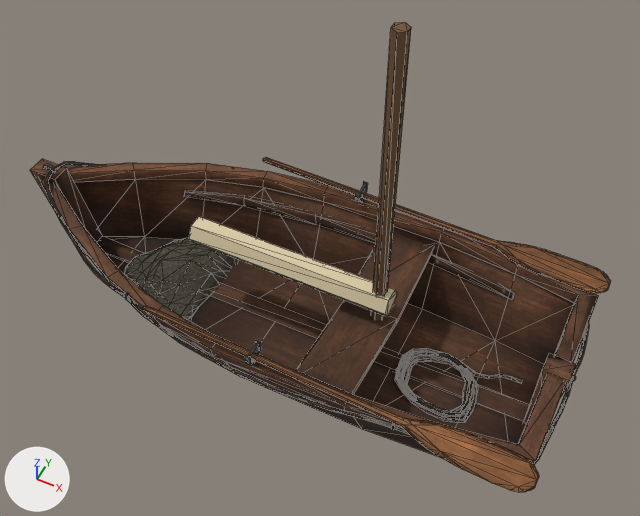
Renders of the glTF model game/models/biome2/a25_boat_b.glb from each side of a commit.
The view is the same before and after, from a camera (50 mm lens) standing at (0.494, -0.838, 1.232) and looking at (0.094, -0.038, 0.232). The lights are fixed; the arrows at lower left show +X, +Y and +Z. The first picture is the older version. Mesh edges are drawn as thin lines. Vertices at exactly the same position are counted once.

In view in the first picture: 'body'.
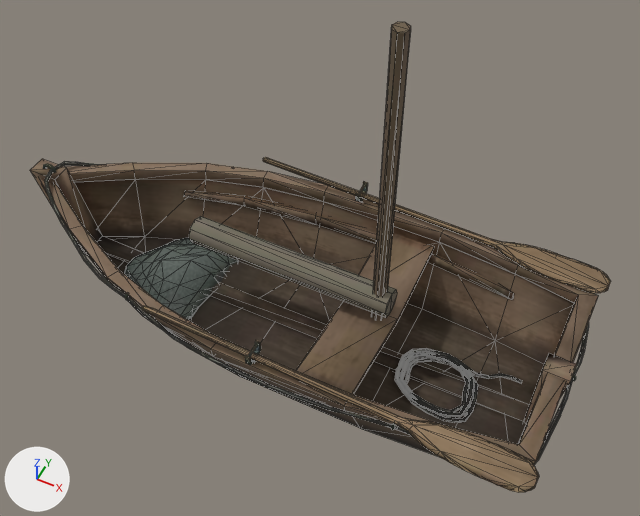
Pixel boxes [x1, y1, x2, y2] of what changed, in the pictures (640 x 516 px; the box of a moved part takes in the faces that stretch with it):
```json
{"part": 1, "of": "me_defaultmaterial", "change": "moved or reshaped", "before": [43, 22, 611, 490], "after": [43, 22, 611, 490]}
{"part": 2, "of": "me_defaultmaterial", "change": "recoloured", "before": [30, 159, 610, 493], "after": [30, 159, 610, 493]}
```

The change, as JSON lines over the scene's bpy script:
```json
{"op": "add", "block": "img_paint_a25_boat_b", "code": ["img_paint_a25_boat_b = load_image('paint_a25_boat_b', '_unpacked/paint_a25_boat_b', 1024, 1024, 'sRGB')"]}
{"op": "add", "block": "mat_fh_a25_boat_b", "code": ["mat_fh_a25_boat_b = principled_material('fh_a25_boat_b')", "mat_fh_a25_boat_b.texture = img_paint_a25_boat_b", "mat_fh_a25_boat_b.roughness = 0.92"]}
{"block": "me_defaultmaterial", "where": "# used by ob_body; location = (0.0, 0.0, 0.0)"}
{"op": "remove", "block": "me_defaultmaterial", "code": "me_defaultmaterial.from_pydata(...)  # 1480 vertices, 2347 faces; spans x -0.5..0.5, y -0.222..0.222, z -0.04..0.64"}
{"op": "remove", "block": "me_defaultmaterial", "code": "me_defaultmaterial.materials.append(mat_fh_wood)  # brown #735438"}
{"op": "remove", "block": "me_defaultmaterial", "code": "me_defaultmaterial.materials.append(mat_fh_sail)  # beige #dbcca8"}
{"op": "add", "block": "me_defaultmaterial", "code": "me_defaultmaterial.from_pydata(...)  # 1550 vertices, 2500 faces; spans x -0.5..0.5, y -0.222..0.222, z -0.04..0.64"}
{"block": "me_defaultmaterial", "change": "me_defaultmaterial part 1: 43 vertices moved from x -0.408..0.494, y -0.193..0.202, z -0.027..0.64 to x -0.409..0.494, y -0.193..0.202, z -0.027..0.64; 307 vertices removed from x -0.482..0.499, y -0.222..0.222, z -0.027..0.64; 377 vertices added at x -0.48..0.499, y -0.222..0.222, z -0.027..0.64"}
{"block": "me_defaultmaterial", "change": "me_defaultmaterial part 2: 1122 faces spanning x -0.5..0.5, y -0.222..0.222, z -0.04..0.165 switch from mat_defaultmaterial to mat_fh_a25_boat_b (picture img_paint_a25_boat_b)"}
```
